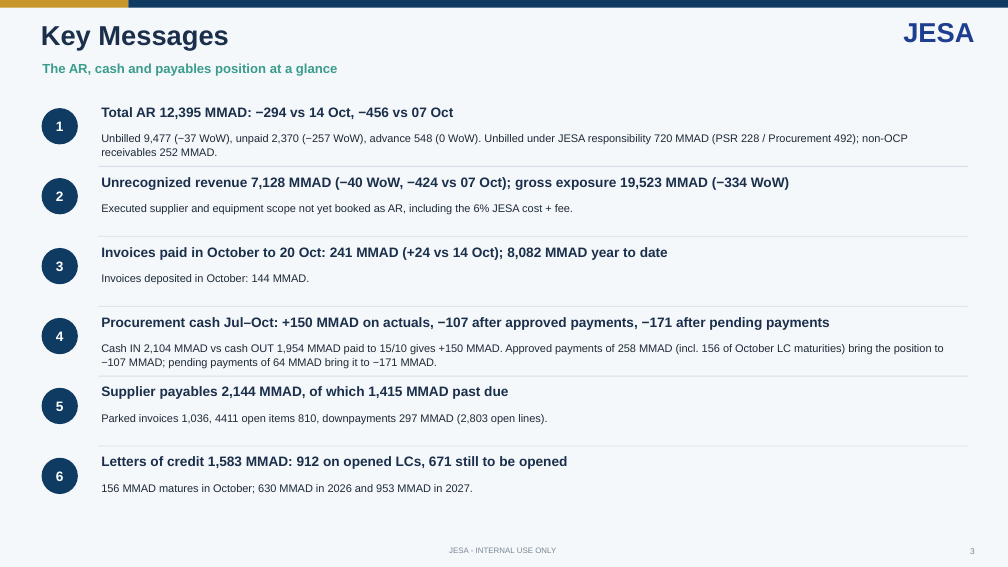
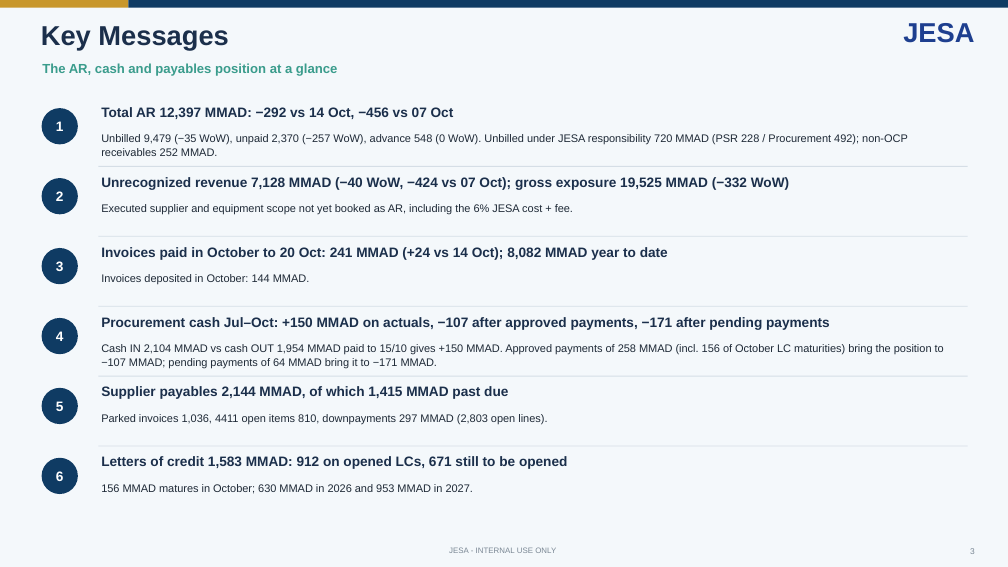
Before and after one commit to cherkaouihassan-art/Skills-Repo, a slide deck: slide 3 of weekly-ar-cash-deck/output/JESA_AR_Cash_Position_2026-10-21.pptx. Drawn at 1008x567 pixels with LibreOffice and Linux fonts; fonts in the diff are those of the drawing. Boxes give left, top, right and bottom in pixels: in the first picture for what was removed or moved away, otherwise in the second. Text is boxed around its words. In the diff, an @@ line names an element or a change of style, - is before the commit and + after.

```diff
--- a/weekly-ar-cash-deck/output/JESA_AR_Cash_Position_2026-10-21.pptx
+++ b/weekly-ar-cash-deck/output/JESA_AR_Cash_Position_2026-10-21.pptx
@@ text at (101, 107, 454, 119): text changed @@
-Total AR 12,395 MMAD: −294 vs 14 Oct, −456 vs 07 Oct
+Total AR 12,397 MMAD: −292 vs 14 Oct, −456 vs 07 Oct
@@ text at (101, 134, 908, 156): text changed @@
-Unbilled 9,477 (−37 WoW), unpaid 2,370 (−257 WoW), advance 548 (0 WoW). Unbilled under JESA responsibility 720 MMAD (PSR 228 / Procurement 492); non-OCP receivables 252 MMAD.
+Unbilled 9,479 (−35 WoW), unpaid 2,370 (−257 WoW), advance 548 (0 WoW). Unbilled under JESA responsibility 720 MMAD (PSR 228 / Procurement 492); non-OCP receivables 252 MMAD.
@@ text at (101, 177, 789, 190): text changed @@
-Unrecognized revenue 7,128 MMAD (−40 WoW, −424 vs 07 Oct); gross exposure 19,523 MMAD (−334 WoW)
+Unrecognized revenue 7,128 MMAD (−40 WoW, −424 vs 07 Oct); gross exposure 19,525 MMAD (−332 WoW)
```
Also in this commit, not shown: 7 other slides changed, 4 other files.
